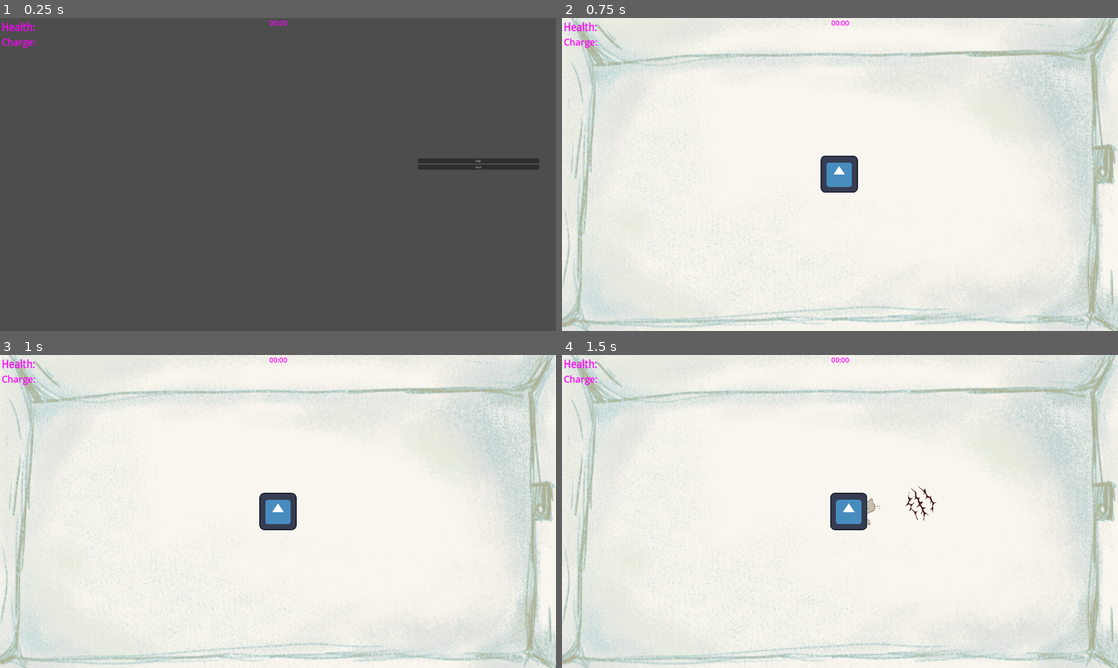
Above: before the commit, frames 1-4 (two rows, left to right).
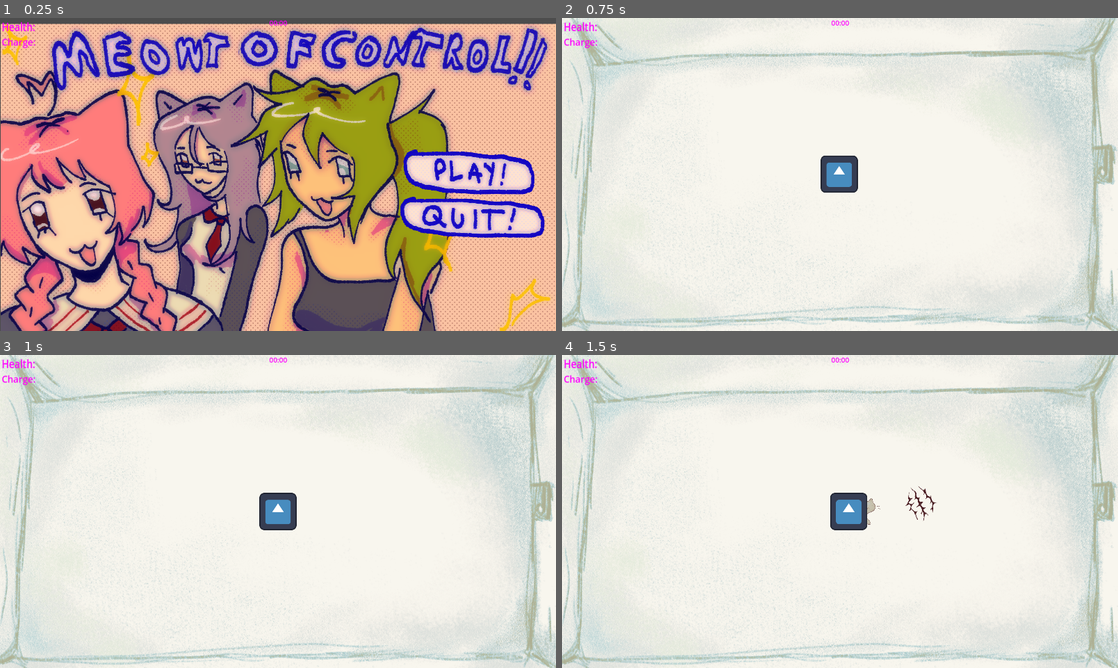
Above: after the commit, the same moments.

Repository: RobertKadak/GameCamp-2024
Game: Godot game, scene res://Menu folder/menu.tscn
The game is run twice, just before and just after one commit, with the same random seed, the same clock (stepped at 60 frames per second) and the same inputs. The engine's default icon, where the game draws it, is replaced by a stand-in: a white triangle on a blue panel in a dark square.
Inputs (mouse positions are in pixels of both pictures, inside the frame that each line leads up to):
- Up to frame 1 (0.25 s): no input
- Up to frame 2 (0.75 s): click "Play" at 0.5 s
- Up to frame 3 (1 s): no input
- Up to frame 4 (1.5 s): move the mouse to (962, 495) at 1.27 s; hold D (move_right) from 1.28 s (still down); click (962, 495) at 1.35 s

The runs differ from the first frame. In frame 1, 94% of the frame differs, in the area x 0-100%, y 1-100%; in frame 2, nothing differs; in frame 3, nothing differs; in frame 4, nothing differs.

Commit message:
YesYesfemboys

Diff:
--- a/Menu folder/menu.tscn
+++ b/Menu folder/menu.tscn
@@ -1,6 +1,9 @@
-[gd_scene load_steps=4 format=3 uid="uid://s56frvnh6js5"]
+[gd_scene load_steps=7 format=3 uid="uid://s56frvnh6js5"]
 
 [ext_resource type="Script" path="res://Menu folder/menu.gd" id="1_wf2gv"]
+[ext_resource type="Texture2D" uid="uid://i8erhinl77jx" path="res://assets/gamemenupicnew.png" id="2_ukxmp"]
+[ext_resource type="Texture2D" uid="uid://bktw0fufy488q" path="res://assets/quit.png" id="3_gkb2c"]
+[ext_resource type="Texture2D" uid="uid://xyrvkcysxotd" path="res://assets/play.png" id="4_xx5rt"]
 
 [sub_resource type="FontFile" id="FontFile_fbcqt"]
 cache/0/16/0/ascent = 0.0
@@ -32,6 +35,10 @@
 theme = SubResource("Theme_5rny2")
 script = ExtResource("1_wf2gv")
 
+[node name="Gamemenupicnew" type="Sprite2D" parent="."]
+position = Vector2(0, 21)
+texture = ExtResource("2_ukxmp")
+
 [node name="VBoxContainer" type="VBoxContainer" parent="."]
 layout_mode = 1
 anchors_preset = 8
@@ -46,13 +53,27 @@
 grow_horizontal = 2
 grow_vertical = 2
 
-[node name="StartButton" type="Button" parent="VBoxContainer"]
+[node name="QuitButton" type="Button" parent="."]
 layout_mode = 2
+offset_left = 417.0
+offset_top = 74.0
+offset_right = 1013.0
+offset_bottom = 250.0
+scale = Vector2(0.88, 0.84)
+text = "Quit"
+icon = ExtResource("3_gkb2c")
+flat = true
+
+[node name="StartButton" type="Button" parent="."]
+layout_mode = 2
+offset_left = 428.0
+offset_top = -89.0
+offset_right = 1023.0
+offset_bottom = 87.0
+scale = Vector2(0.8, 0.92)
 text = "Play"
+icon = ExtResource("4_xx5rt")
+flat = true
 
-[node name="QuitButton" type="Button" parent="VBoxContainer"]
-layout_mode = 2
-text = "Quit"
-
-[connection signal="pressed" from="VBoxContainer/StartButton" to="." method="_on_start_button_pressed"]
-[connection signal="pressed" from="VBoxContainer/QuitButton" to="." method="_on_quit_button_pressed"]
+[connection signal="pressed" from="QuitButton" to="." method="_on_quit_button_pressed"]
+[connection signal="pressed" from="StartButton" to="." method="_on_start_button_pressed"]
Binary file added: assets/gamemenupic.png
Not shown, added: assets/gamemenupic.png.import
Binary file added: assets/gamemenupicnew.png
Not shown, added: assets/gamemenupicnew.png.import
Binary file added: assets/play.png
Not shown, added: assets/play.png.import
Binary file added: assets/quit.png
Not shown, added: assets/quit.png.import
